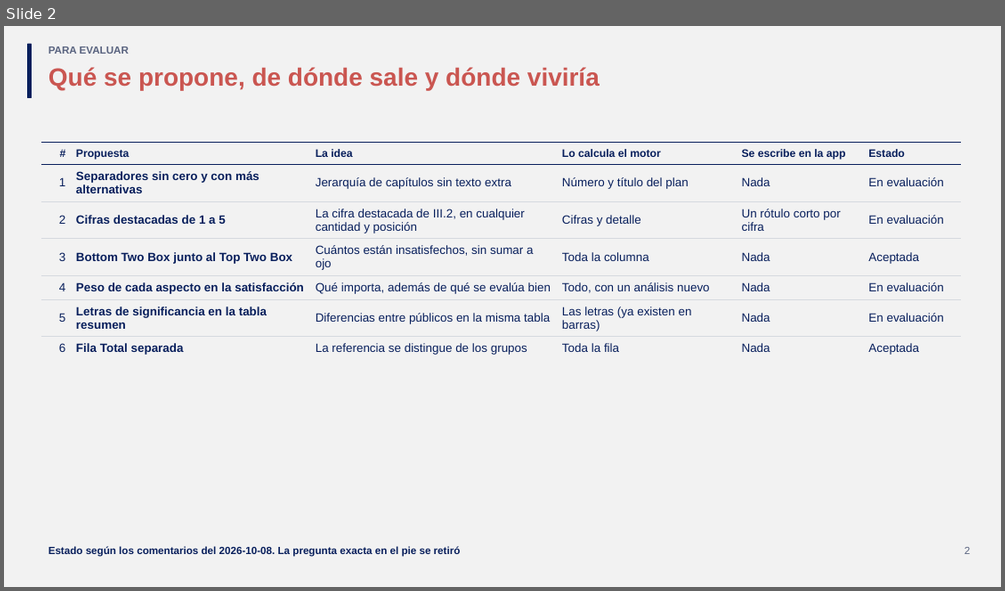
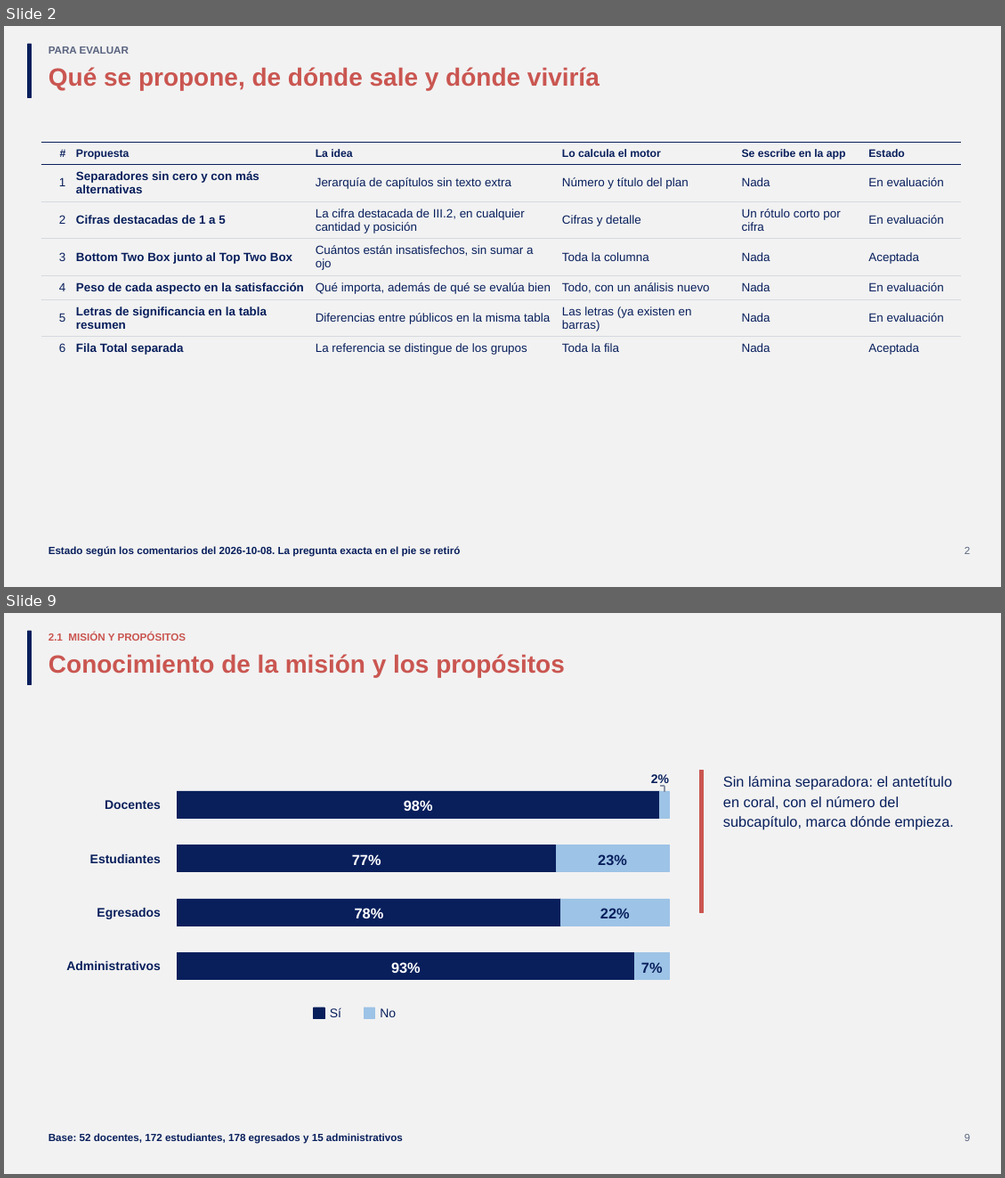
Before and after one commit to GonzaloAlmendariz/prosecnur-app, a slide deck: docs/qa/motor-ppt-2026-10-06/4-recetario/propuestas-rescatables.pptx. Shown one above the other, each under a label of ours: slide 2 before the commit, slides 2 and 9 after it; the slides between them are not shown. The pictures are 1005x591 and 1005x1178 pixels, drawn with LibreOffice and Linux fonts; fonts in the diff are those of the drawing; background and template pictures are left out. Boxes give left, top, right and bottom in pixels: in the first picture for what was removed or moved away, otherwise in the second. Text is boxed around its words. In the diff, an @@ line names an element or a change of style, - is before the commit and + after.

```diff
--- a/docs/qa/motor-ppt-2026-10-06/4-recetario/propuestas-rescatables.pptx
+++ b/docs/qa/motor-ppt-2026-10-06/4-recetario/propuestas-rescatables.pptx
@@ slide 9 added at (x1=4, y1=613, x2=1001, y2=1174), background #F2F2F2 @@
@@ rectangle added at (x1=28, y1=630, x2=32, y2=684), fill #081F5C, outline #081F5C 0.25 pt @@
@@ text added at (x1=48, y1=633, x2=186, y2=641), 10 pt, text #CA5651, bold @@
+2.1 MISIÓN Y PROPÓSITOS
@@ title added at (x1=48, y1=654, x2=565, y2=677), 24 pt, text #CA5651, bold @@
+Conocimiento de la misión y los propósitos
@@ rectangle added at (x1=699, y1=770, x2=704, y2=912), fill #CA5651, outline #CA5651 0.25 pt @@
@@ rectangle added at (x1=177, y1=791, x2=659, y2=818), fill #081F5C, outline #081F5C 0.25 pt @@
@@ text added at (x1=651, y1=774, x2=669, y2=786), 12 pt, text #081F5C, bold @@
+2%
@@ rectangle added at (x1=659, y1=791, x2=669, y2=818), fill #9DC3E6, outline #9DC3E6 0.25 pt @@
@@ rectangle added at (x1=661, y1=785, x2=664, y2=786), fill #8A93A8, outline #8A93A8 0.25 pt @@
@@ rectangle added at (x1=663, y1=786, x2=664, y2=791), fill #8A93A8, outline #8A93A8 0.25 pt @@
@@ text added at (x1=723, y1=776, x2=954, y2=830), 14 pt, text #081F5C @@
+Sin lámina separadora: el antetítulo en coral, con el número del subcapítulo, marca dónde empieza.
@@ text added at (x1=105, y1=800, x2=161, y2=809), 12 pt, text #081F5C, bold @@
+Docentes
@@ text added at (x1=404, y1=800, x2=433, y2=811), 14 pt, text #FFFFFF, bold @@
+98%
@@ rectangle added at (x1=177, y1=844, x2=556, y2=872), fill #081F5C, outline #081F5C 0.25 pt @@
@@ rectangle added at (x1=556, y1=844, x2=669, y2=872), fill #9DC3E6, outline #9DC3E6 0.25 pt @@
@@ text added at (x1=90, y1=854, x2=161, y2=863), 12 pt, text #081F5C, bold @@
+Estudiantes
@@ text added at (x1=352, y1=854, x2=381, y2=865), 14 pt, text #FFFFFF, bold @@
+77%
@@ text added at (x1=598, y1=854, x2=627, y2=865), 14 pt, text #081F5C, bold @@
+23%
@@ rectangle added at (x1=177, y1=899, x2=561, y2=925), fill #081F5C, outline #081F5C 0.25 pt @@
@@ rectangle added at (x1=561, y1=899, x2=670, y2=925), fill #9DC3E6, outline #9DC3E6 0.25 pt @@
@@ text added at (x1=97, y1=908, x2=160, y2=919), 12 pt, text #081F5C, bold @@
+Egresados
@@ text added at (x1=355, y1=908, x2=384, y2=918), 14 pt, text #FFFFFF, bold @@
+78%
@@ text added at (x1=600, y1=908, x2=630, y2=918), 14 pt, text #081F5C, bold @@
+22%
@@ rectangle added at (x1=177, y1=952, x2=634, y2=980), fill #081F5C, outline #081F5C 0.25 pt @@
@@ rectangle added at (x1=634, y1=952, x2=669, y2=980), fill #9DC3E6, outline #9DC3E6 0.25 pt @@
@@ text added at (x1=66, y1=961, x2=161, y2=970), 12 pt, text #081F5C, bold @@
+Administrativos
@@ text added at (x1=391, y1=962, x2=421, y2=973), 14 pt, text #FFFFFF, bold @@
+93%
@@ text added at (x1=641, y1=962, x2=663, y2=973), 14 pt, text #081F5C, bold @@
+7%
@@ rectangle added at (x1=314, y1=1007, x2=324, y2=1018), fill #081F5C, outline #081F5C 0.25 pt @@
@@ text added at (x1=330, y1=1007, x2=341, y2=1017), 12 pt, text #081F5C @@
+Sí
@@ rectangle added at (x1=364, y1=1007, x2=375, y2=1018), fill #9DC3E6, outline #9DC3E6 0.25 pt @@
@@ text added at (x1=380, y1=1008, x2=396, y2=1017), 12 pt, text #081F5C @@
+No
@@ text added at (x1=48, y1=1133, x2=403, y2=1143), 10 pt, text #081F5C, bold @@
+Base: 52 docentes, 172 estudiantes, 178 egresados y 15 administrativos
@@ text added at (x1=964, y1=1134, x2=970, y2=1141), 10 pt, text #5A6480 @@
+9
```
Also in this commit, not shown: 12 slides changed, 4 other slides added, 1 slide removed, 2 other files.
